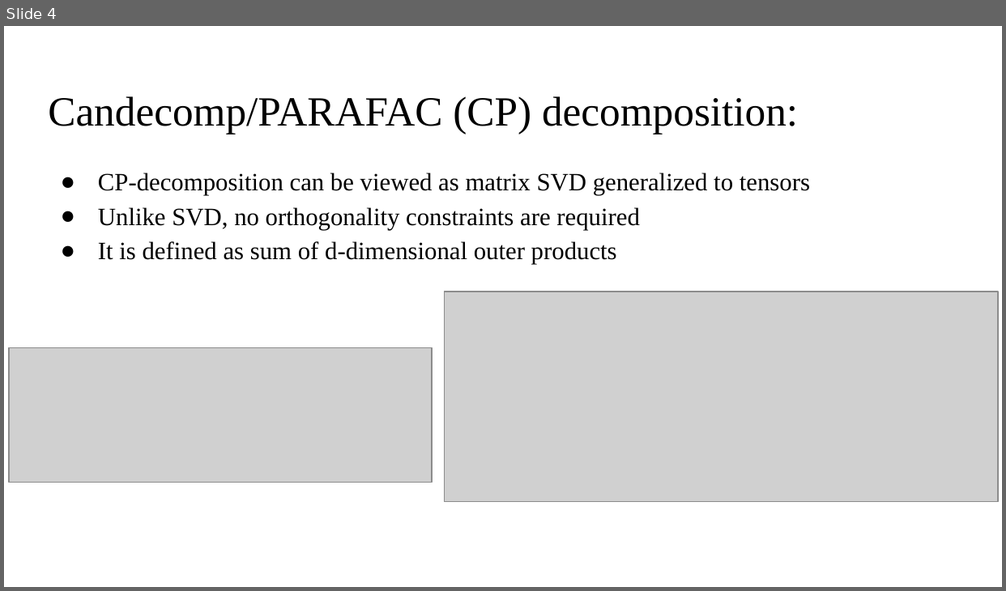
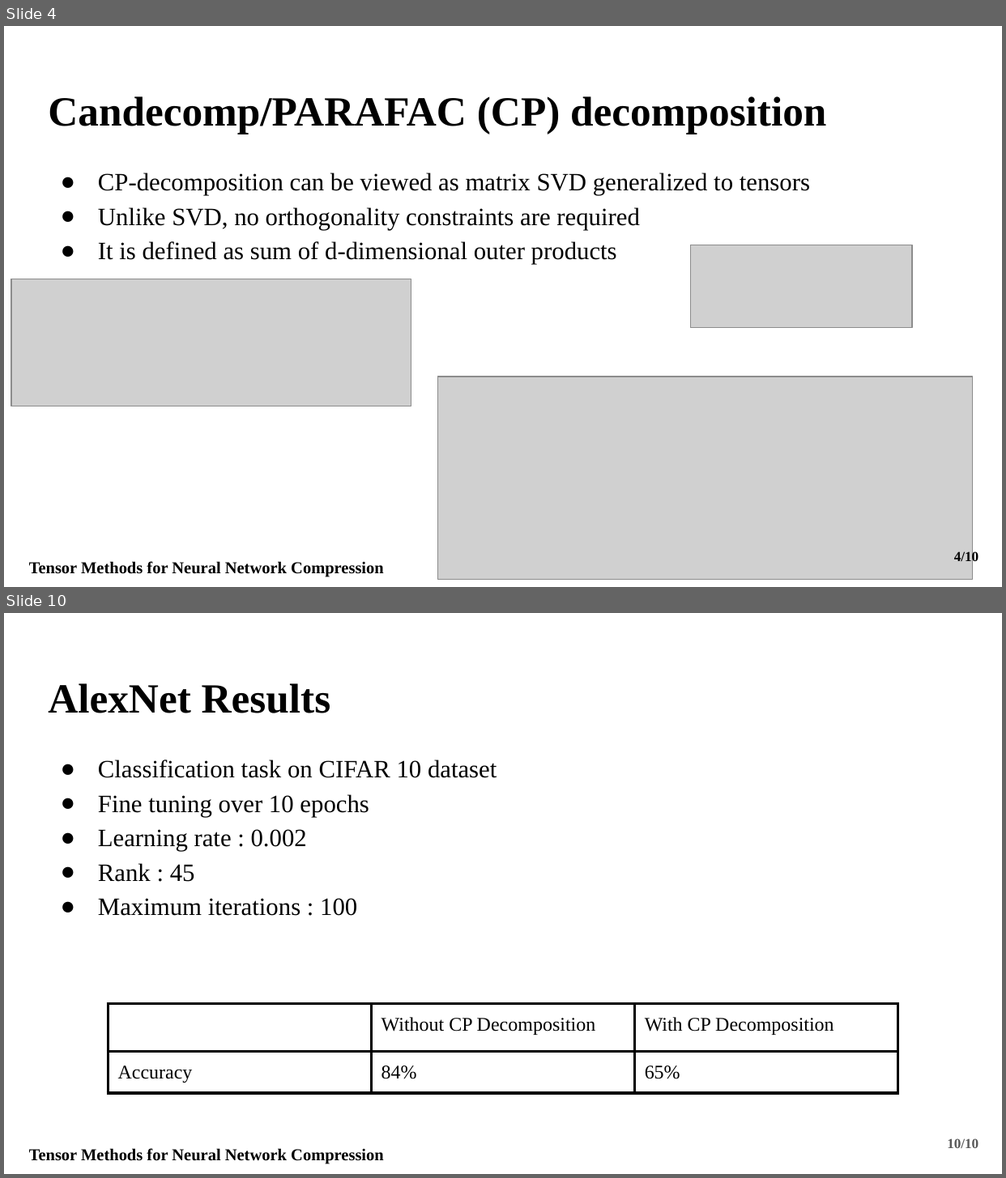
Before and after one commit to Fraunhofer-SCAI/canonical-cnn, a slide deck: Presentation/Fraunhofer_Presentation.pptx. Shown one above the other, each under a label of ours: slide 4 before the commit, slides 4 and 10 after it; the slides between them are not shown. The pictures are 1006x591 and 1006x1178 pixels, drawn with LibreOffice and Linux fonts; fonts in the diff are those of the drawing; grey boxes stand for pictures. Boxes give left, top, right and bottom in pixels: in the first picture for what was removed or moved away, otherwise in the second. Text is boxed around its words. In the diff, an @@ line names an element or a change of style, - is before the commit and + after.

```diff
--- a/Presentation/Fraunhofer_Presentation.pptx
+++ b/Presentation/Fraunhofer_Presentation.pptx
@@ slide 10 added at [4,613,1002,1174], background #FFFFFF @@
@@ title added at [48,683,331,713], 30 pt, text #000000, bold @@
+AlexNet Results
@@ text added at [98,760,496,916], 18 pt, text #000000 @@
+● Classification task on CIFAR 10 dataset
+● Fine tuning over 10 epochs
+● Learning rate : 0.002
+● Rank : 45
+● Maximum iterations : 100
@@ table added at [108,1004,898,1174], 2 rows, 3 columns @@
+ | Without CP Decomposition | With CP Decomposition
+Accuracy | 84% | 65%
@@ page number added at [947,1139,978,1148], 10 pt, text #595959, bold @@
+10/10
@@ text added at [29,1148,384,1165], 12 pt, text #000000, bold @@
+Tensor Methods for Neural Network Compression
@@ slide 4 changed as well @@
@@ title at [48,96,826,135]: text changed; bold on @@
-Candecomp/PARAFAC (CP) decomposition:
+Candecomp/PARAFAC (CP) decomposition
@@ picture added at [691,246,912,328] @@
@@ picture: place and size @@
-picture at [9,348,432,483]
+picture at [11,280,411,406]
@@ picture: place and size @@
-picture at [444,292,998,502]
+picture at [438,378,973,580]
@@ page number added at [954,550,978,565], 10 pt, text #000000, bold @@
+4/10
@@ text added at [29,561,384,578], 12 pt, text #000000, bold @@
+Tensor Methods for Neural Network Compression
```
Also in this commit, not shown: 3 other slides changed, 5 other slides added, 1 other file.
